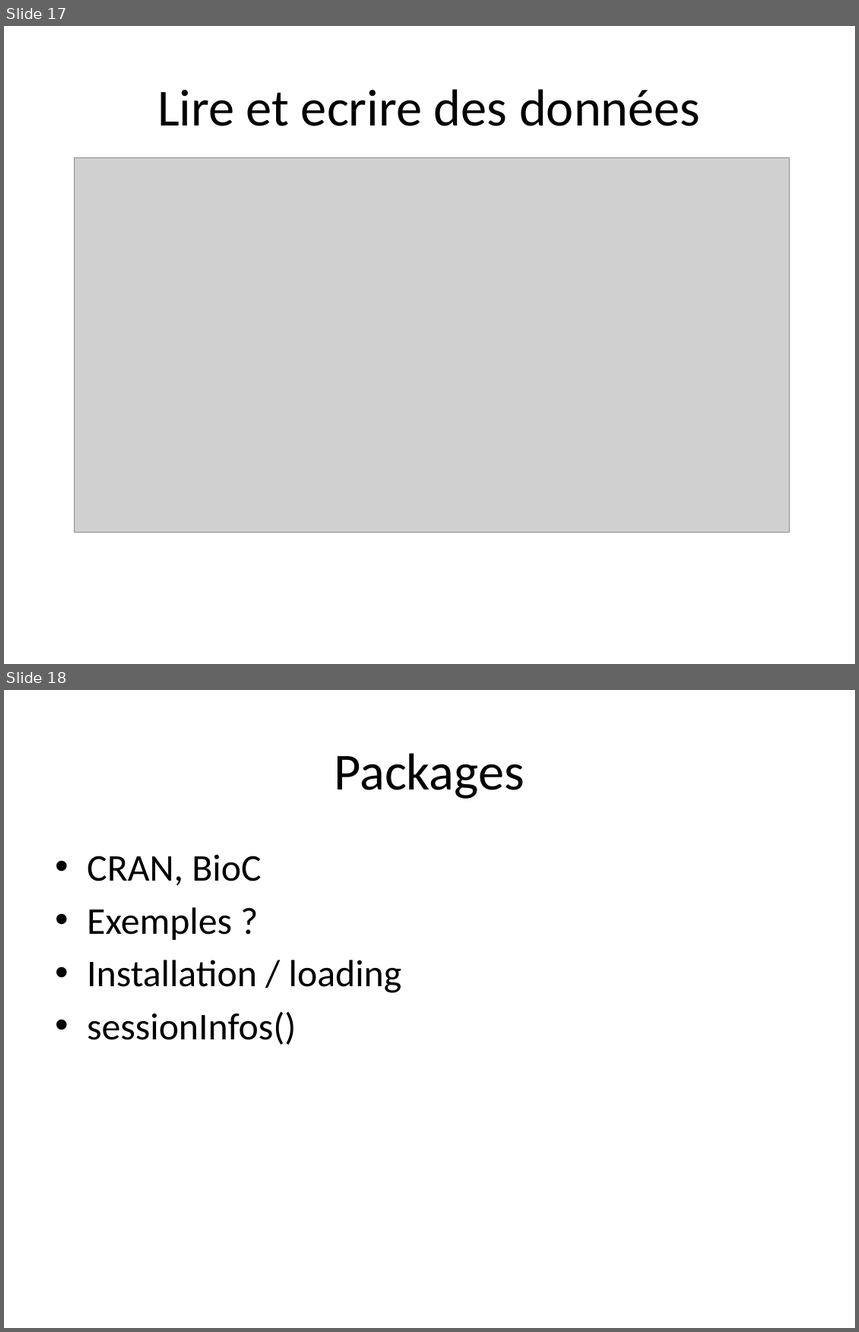
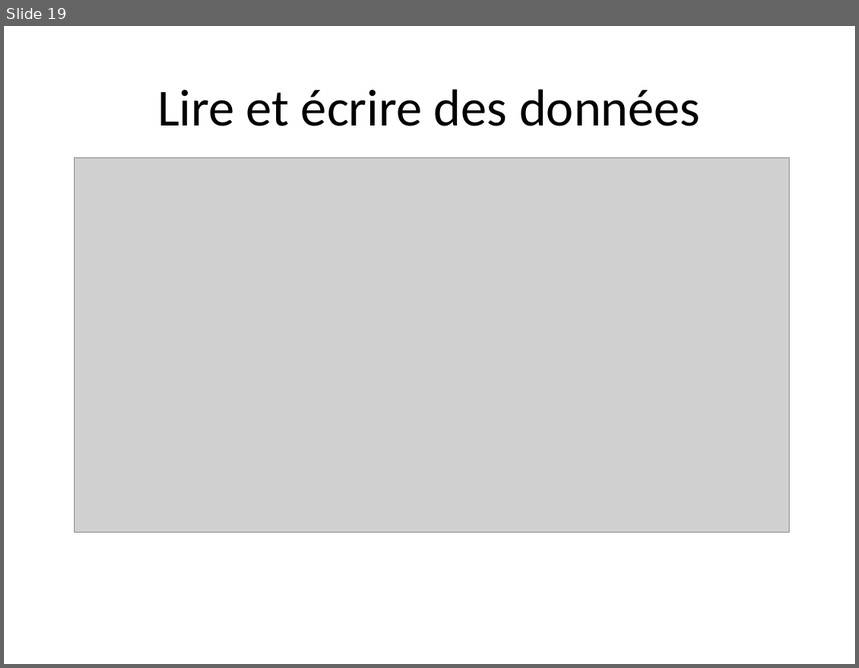
Before and after one commit to PF-BB/CentraleSupelec-R-genomics, a slide deck: docs/source/TP1/TP1_20161027_introR.pptx. Shown one above the other, each under a label of ours: slides 17 and 18 before the commit, slide 19 after it. The pictures are 859x1332 and 859x668 pixels, drawn with LibreOffice and Linux fonts; fonts in the diff are those of the drawing; grey boxes stand for pictures. Boxes give left, top, right and bottom in pixels: in the first picture for what was removed or moved away, otherwise in the second. Text is boxed around its words. In the diff, an @@ line names an element or a change of style, - is before the commit and + after.

```diff
--- a/docs/source/TP1/TP1_20161027_introR.pptx
+++ b/docs/source/TP1/TP1_20161027_introR.pptx
@@ slide 18 removed at (x1=4, y1=690, x2=855, y2=1328), background #FFFFFF @@
@@ title removed at (x1=334, y1=753, x2=525, y2=799) @@
-Packages
@@ text removed at (x1=87, y1=854, x2=402, y2=1045) @@
-• CRAN, BioC
-• Exemples ?
-• Installation / loading
-• sessionInfos()
@@ what was slide 17 is now slide 19 @@
@@ slide 19 changed as well @@
@@ title at (x1=158, y1=89, x2=701, y2=126): text changed @@
-Lire et ecrire des données
+Lire et écrire des données
```
Also in this commit, not shown: 3 other slides changed, 15 slides added, 14 other slides removed.
